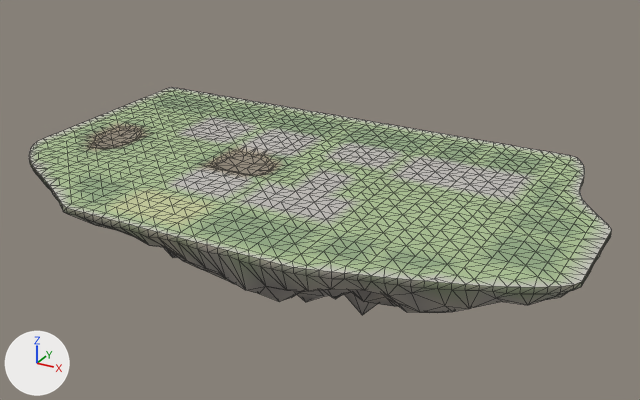
A saved change to the glTF model godot_project/remake/sky/islands/SKY-064.rock.glb.
Both versions are drawn from a 50 mm lens placed at (123.5, -209.1, 95.6), pointed at (6.7, 3.2, -10.5). Every picture has the same lights, and +X, +Y and +Z are marked at lower left. The older version comes first. Mesh edges are drawn as thin lines.

Before the edit, the objects in view are built like this:
```python
me_deck_col = bpy.data.meshes.new('deck-col')
me_deck_col.from_pydata(...)  # 1210 vertices, 2252 faces; spans x -82.0..91.0, y -54.0..48.0, z -2.0..0.0
me_deck_col.materials.append(mat_sky_deck)
me_rock = bpy.data.meshes.new('rock')
me_rock.from_pydata(...)  # 735 vertices, 1302 faces; spans x -82.0..91.0, y -54.0..48.0, z -41.0..0.0
me_rock.materials.append(mat_sky_rock)
ob_deck_col = bpy.data.objects.new('deck-col', me_deck_col)
ob_deck_col.location = (0.0, 0.0, 0.0)
ob_rock = bpy.data.objects.new('rock', me_rock)
ob_rock.location = (0.0, 0.0, 0.0)
```
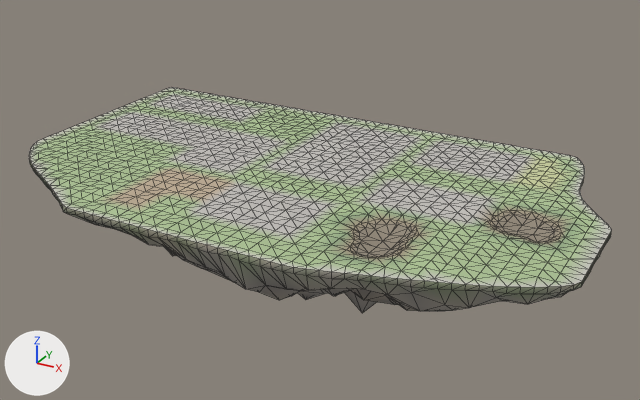
Pixel boxes [x1, y1, x2, y2] of what changed, in the pictures (640 x 400 px):
part 1 of me_deck_col, cut back: before [339, 206, 570, 263]; after [332, 203, 573, 266]
part 2 of me_deck_col, built on: before [77, 120, 155, 151]; after [77, 120, 155, 152]
part 3 of me_deck_col, built on: before [198, 146, 287, 181]; after [205, 147, 283, 179]
part 4 of me_deck_col, recoloured: [74, 91, 575, 276] in both

The edits, one by one:
me_deck_col has 1210 vertices, 2252 faces and spans x -82.0..91.0, y -54.0..48.0, z -2.0..0.0.
me_deck_col is used by ob_deck_col; location (0.0, 0.0, 0.0).
me_deck_col part 1: 6 vertices moved from x 38.0..70.0, y -32.0..-12.0, z 0.0 to x 37.0..67.0, y -34.0..-12.0, z -2.0..-1.0; 30 vertices removed from x 34.0..78.0, y -40.0..0.0, z 0.0; 124 vertices added at x 33.0..80.0, y -41.0..3.0, z -2.0..0.0.
me_deck_col part 2: 3 vertices moved from x -65.0..-57.0, y -8.0..7.0, z -1.0 to x -66.0..-58.0, y -8.0..4.0, z 0.0; 60 vertices removed from x -71.0..-57.0, y -16.0..7.0, z -2.0..0.0; 14 vertices added at x -70.0..-58.0, y -12.0..4.0, z 0.0.
me_deck_col part 3: 3 vertices moved from x -18.0..-13.0, y -4.0..3.0, z -2.0..-1.0 to x -18.0..-14.0, y -4.0..0.0, z 0.0; 60 vertices removed from x -25.0..-5.0, y -12.0..4.0, z -2.0..0.0; 12 vertices added at x -22.0..-6.0, y -8.0..4.0, z 0.0.
me_deck_col part 4: 949 kept faces spanning x -78.0..86.0, y -52.0..44.0, z -2.0..0.0 get new vertex colours.
